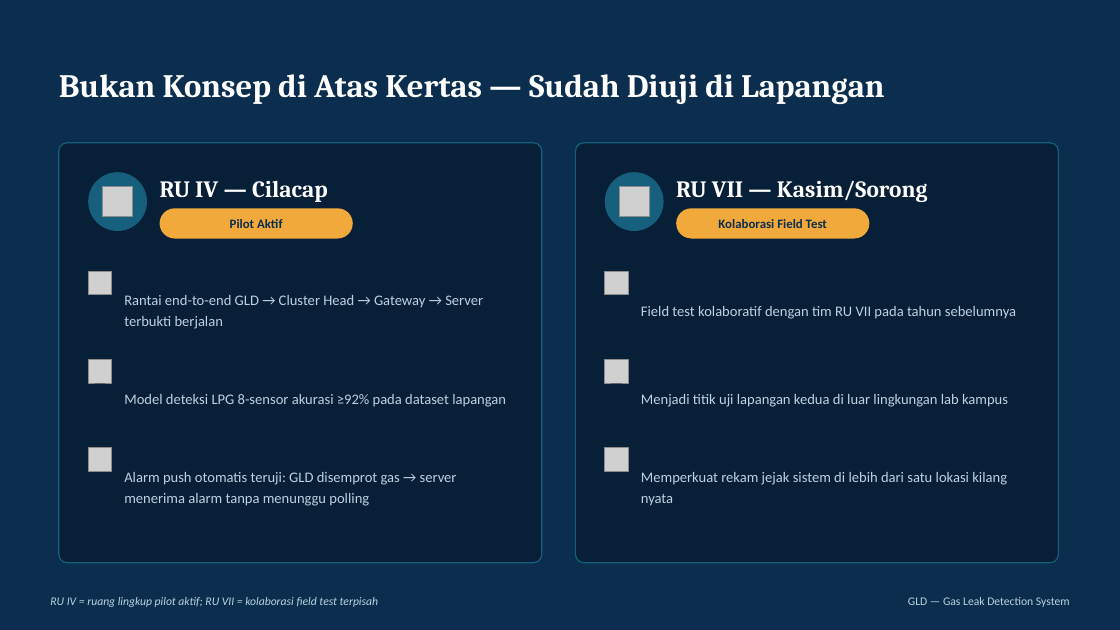
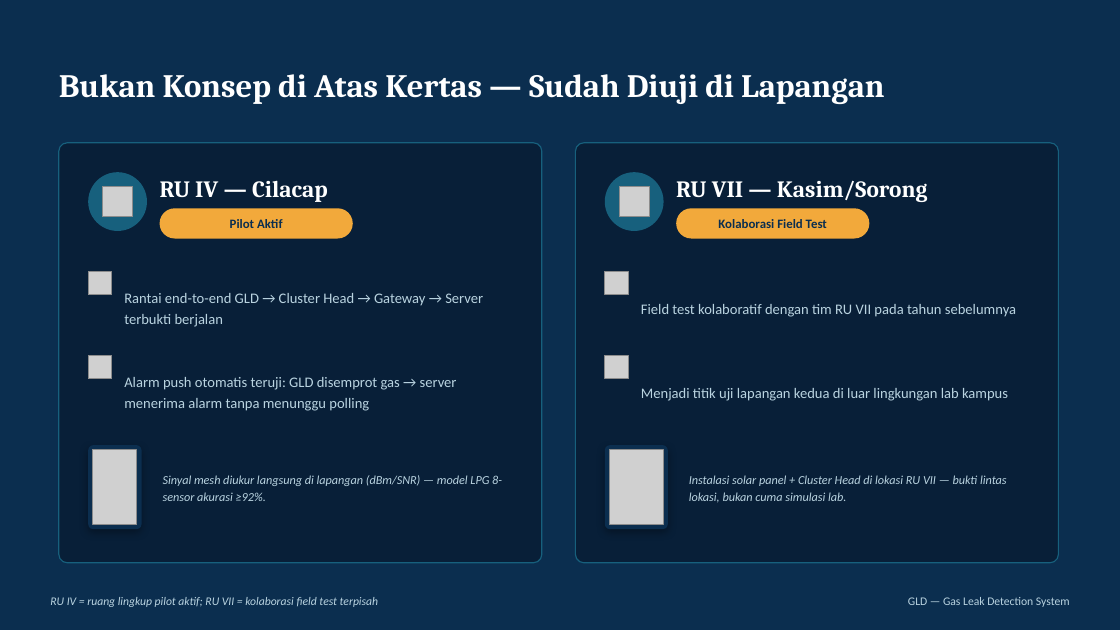
Before and after one commit to RavellerH/GLD-V2-Report-2026, a slide deck: slide 8 of Deliverables/GLD_Executive_Presentation.pptx. Drawn at 1120x630 pixels with LibreOffice and Linux fonts; fonts in the diff are those of the drawing; grey boxes stand for pictures. Boxes give left, top, right and bottom in pixels: in the first picture for what was removed or moved away, otherwise in the second. Text is boxed around its words. In the diff, an @@ line names an element or a change of style, - is before the commit and + after.

```diff
--- a/Deliverables/GLD_Executive_Presentation.pptx
+++ b/Deliverables/GLD_Executive_Presentation.pptx
@@ picture: place and size @@
-picture at [88, 360, 112, 383]
+picture at [88, 355, 112, 379]
@@ text "Alarm push otomatis teruji: GLD ...": place and size @@
-text "Alarm push otomatis teruji: GLD ..." at [124, 472, 457, 506]
+text "Alarm push otomatis teruji: GLD ..." at [124, 377, 457, 411]
@@ picture: place and size @@
-picture at [605, 360, 628, 383]
+picture at [605, 355, 628, 379]
@@ text "Menjadi titik uji lapangan kedua ...": place and size @@
-text "Menjadi titik uji lapangan kedua ..." at [641, 394, 1008, 407]
+text "Menjadi titik uji lapangan kedua ..." at [641, 388, 1008, 401]
@@ picture removed at [88, 448, 112, 471] @@
@@ rounded rectangle added at [88, 445, 142, 529], fill #0B2E4F @@
@@ picture removed at [605, 448, 628, 471] @@
@@ rounded rectangle added at [605, 445, 668, 529], fill #0B2E4F @@
@@ picture added at [92, 450, 137, 525] @@
@@ text at [163, 475, 502, 501]: text changed; size 12.5 to 10.5 pt; italic on @@
-Model deteksi LPG 8-sensor akurasi ≥92% pada dataset lapangan
+Sinyal mesh diukur langsung di lapangan (dBm/SNR) — model LPG 8-sensor akurasi ≥92%.
@@ picture added at [609, 450, 663, 525] @@
@@ text removed at [641, 472, 1007, 506] @@
-Memperkuat rekam jejak sistem di lebih dari satu lokasi kilang nyata
@@ text added at [689, 475, 1007, 503], 10.5 pt, text #B9D3E0, italic @@
+Instalasi solar panel + Cluster Head di lokasi RU VII — bukti lintas lokasi, bukan cuma simulasi lab.
```
Also in this commit, not shown: 5 other slides changed, 2 other files.
